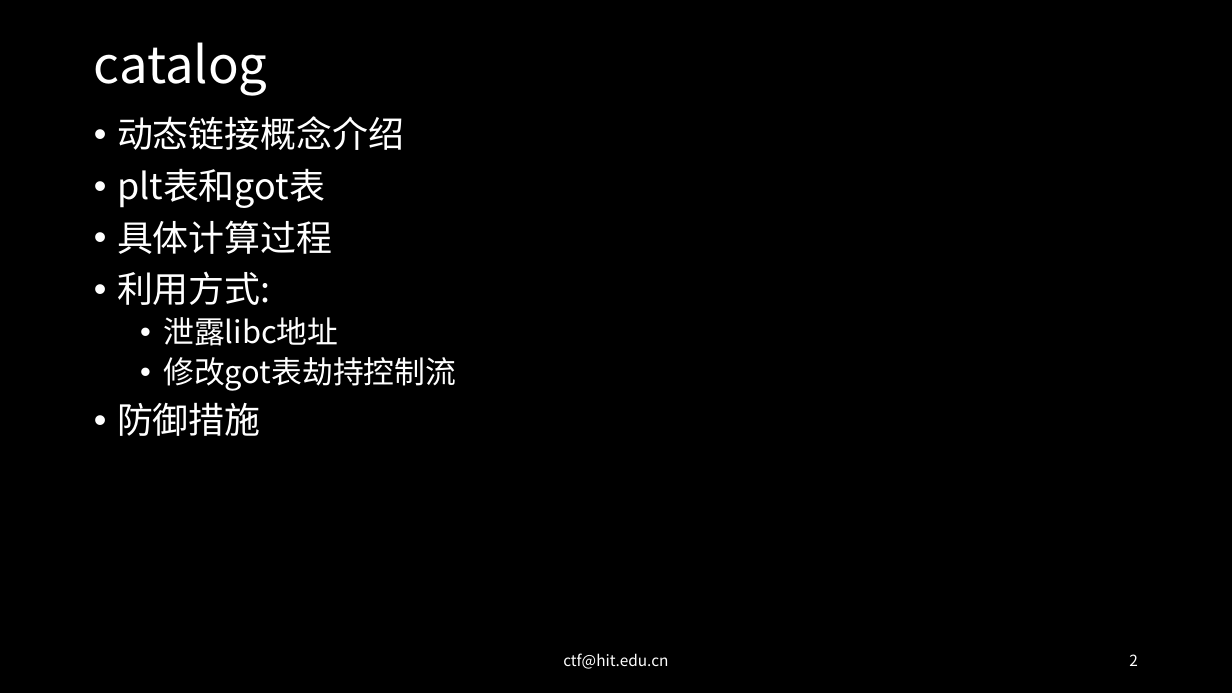
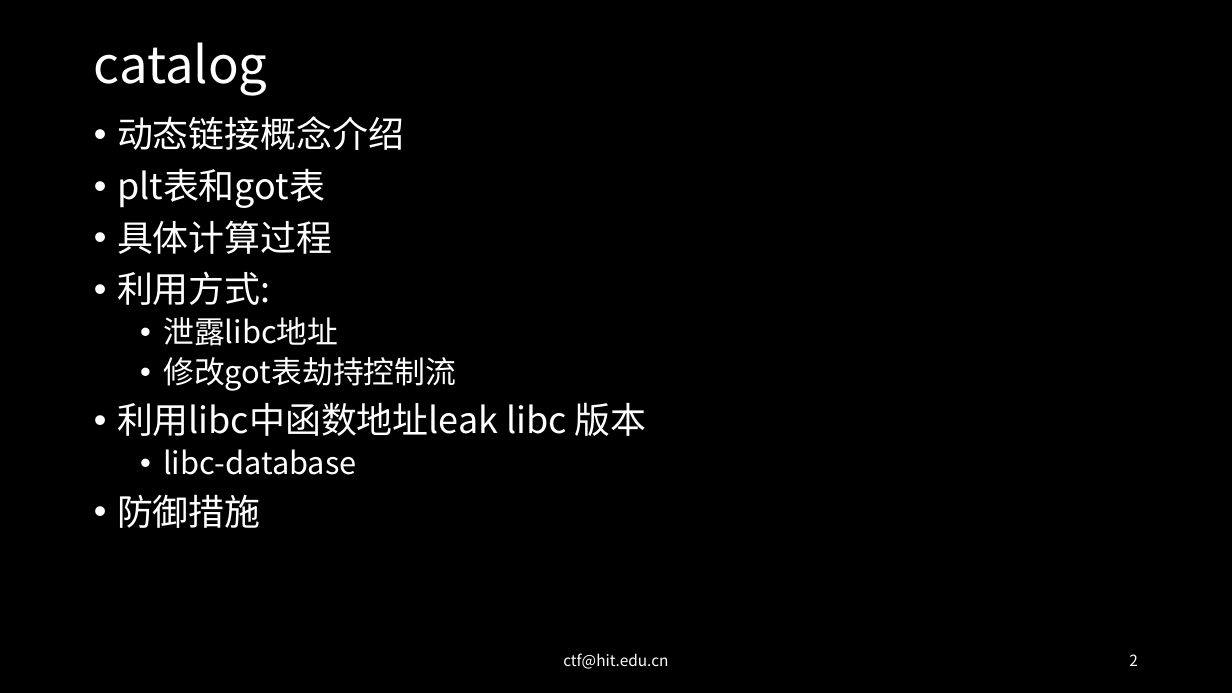
Before and after one commit to 7Hxz233/Lilac_2020_summer_pwn, a slide deck: slide 2 of slides/4-动态链接-plt表和got表.pptx. Drawn at 1232x693 pixels with LibreOffice and Linux fonts; fonts in the diff are those of the drawing. Boxes give left, top, right and bottom in pixels: in the first picture for what was removed or moved away, otherwise in the second. Text is boxed around its words. In the diff, an @@ line names an element or a change of style, - is before the commit and + after.

Commit message:
堆入门和几种基础利用方式

```diff
--- a/slides/4-动态链接-plt表和got表.pptx
+++ b/slides/4-动态链接-plt表和got表.pptx
@@ text at <box>117,402,647,475</box>: paragraphs added @@
+• 利用libc中函数地址leak libc 版本
+  • libc-database
```
Also in this commit, not shown: 5 other slides changed, 3 slides added, 13 other files.
